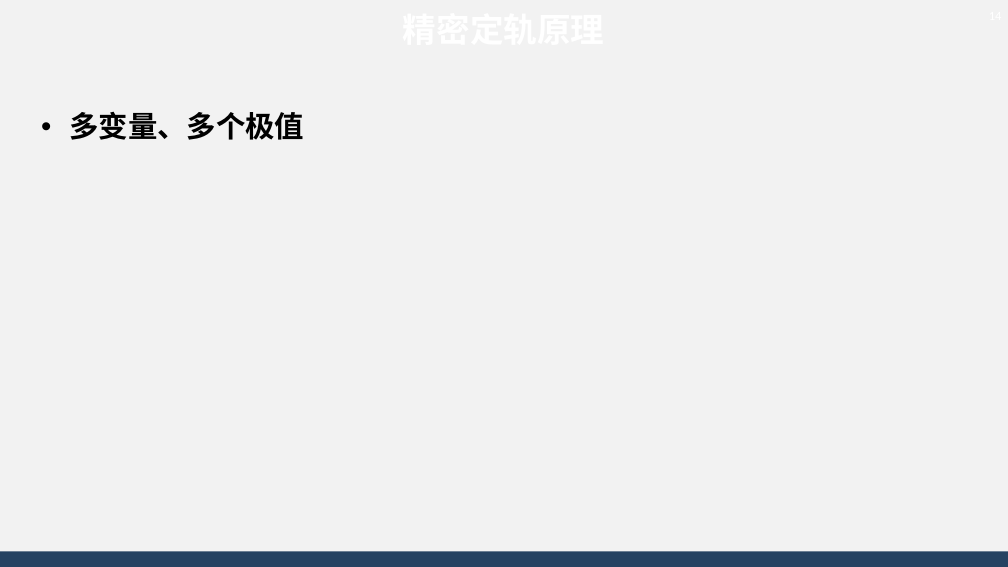
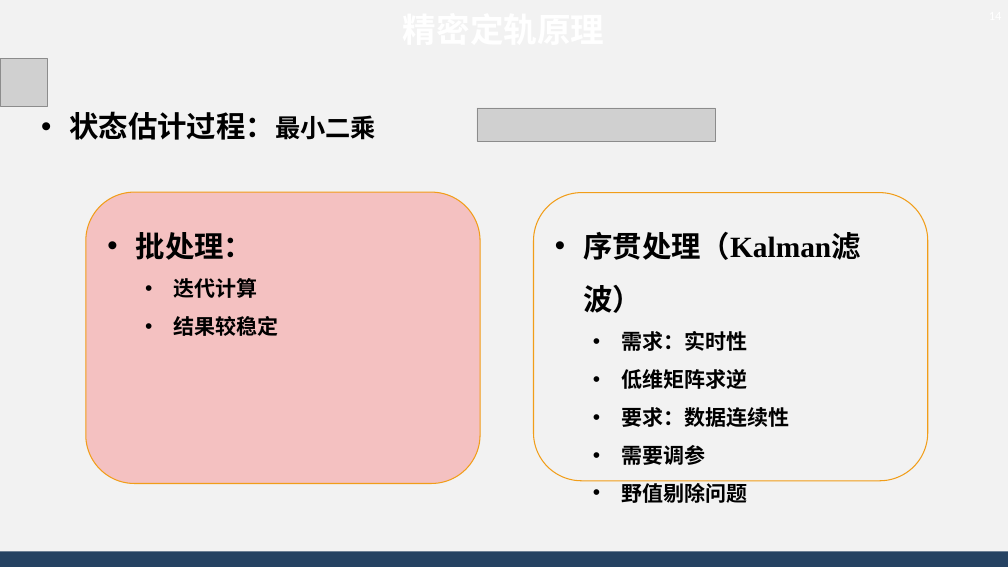
Before and after one commit to AsBackup/DAOSSA, a slide deck: slide 14 of 12 初轨确定和精密定轨原理.pptx. Drawn at 1008x567 pixels with LibreOffice and Linux fonts; fonts in the diff are those of the drawing; grey boxes stand for pictures; background and template pictures are left out. Boxes give left, top, right and bottom in pixels: in the first picture for what was removed or moved away, otherwise in the second. Text is boxed around its words. In the diff, an @@ line names an element or a change of style, - is before the commit and + after.

```diff
--- a/12 初轨确定和精密定轨原理.pptx
+++ b/12 初轨确定和精密定轨原理.pptx
@@ picture added at bbox=[0, 59, 47, 106] @@
@@ text at bbox=[69, 111, 376, 140]: text changed; font Noto Sans CJK SC to Times New Roman @@
-• 多变量、多个极值
+• 状态估计过程：最小二乘
@@ picture added at bbox=[477, 108, 715, 141] @@
@@ rounded rectangle added at bbox=[86, 192, 481, 483], fill #FF0000 at 20% opacity, outline #F19D19 1 pt, 20 pt, text #000000, bold @@
+• 批处理：
+  • 迭代计算
+  • 结果较稳定
@@ rounded rectangle added at bbox=[534, 193, 929, 481], outline #F19D19 1 pt, 20 pt, text #000000, bold @@
+• 序贯处理（Kalman滤波）
+  • 需求：实时性
+  • 低维矩阵求逆
+  • 要求：数据连续性
+  • 需要调参
+  • 野值剔除问题
```
Also in this commit, not shown: 12 other slides changed, 1 slide added, 3 slides removed, 1 other file.
